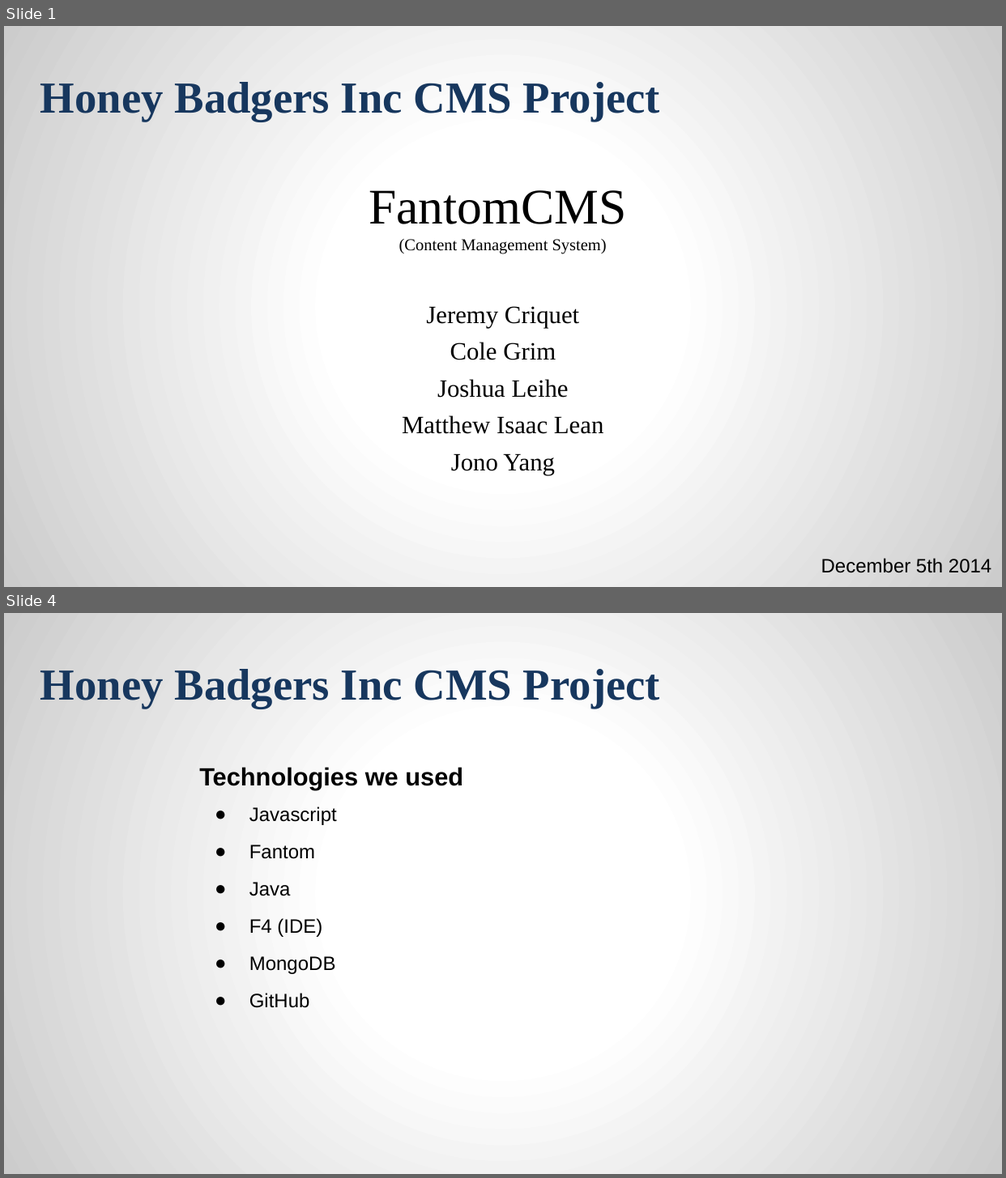
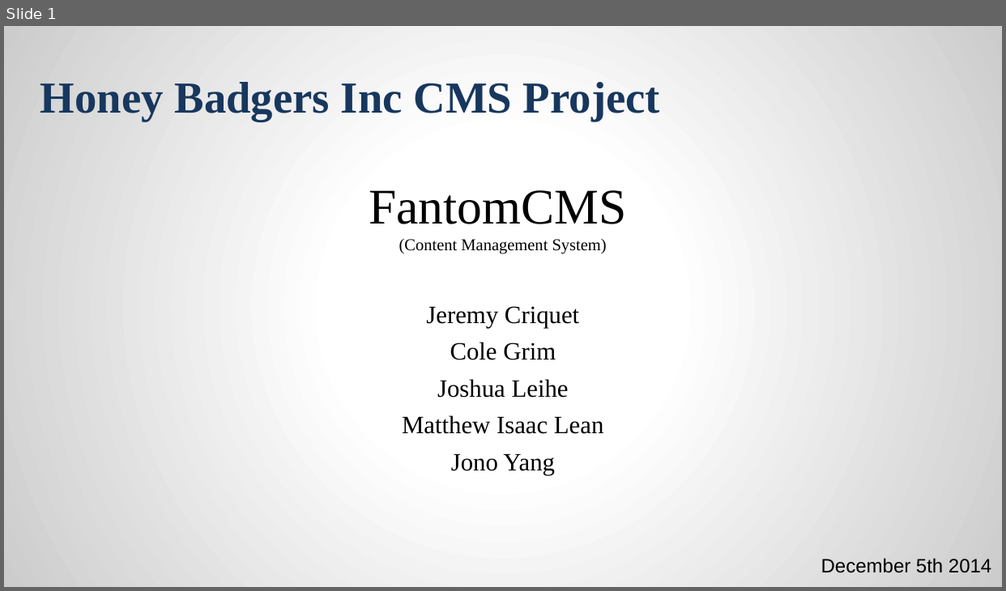
Before and after one commit to jcriquet/FantomCMS, a slide deck: doc/HoneyBadgersFinalPresentation.pptx. Shown one above the other, each under a label of ours: slides 1 and 4 before the commit, slide 1 after it; the slides between them are not shown. The pictures are 1006x1178 and 1006x591 pixels, drawn with LibreOffice and Linux fonts; fonts in the diff are those of the drawing; background and template pictures are left out. Boxes give left, top, right and bottom in pixels: in the first picture for what was removed or moved away, otherwise in the second. Text is boxed around its words. In the diff, an @@ line names an element or a change of style, - is before the commit and + after.

```diff
--- a/doc/HoneyBadgersFinalPresentation.pptx
+++ b/doc/HoneyBadgersFinalPresentation.pptx
@@ slide 4 removed at [4, 613, 1002, 1174], background gradient #FFFFFF to #CCCCCC; not listed: 1 template element that a slide beside it also shows @@
@@ text removed at [199, 767, 463, 790] @@
-Technologies we used
@@ text removed at [249, 807, 337, 1008] @@
-● Javascript
-● Fantom
-● Java
-● F4 (IDE)
-● MongoDB
-● GitHub
```
Also in this commit, not shown: 7 slides changed, 4 slides added, 2 other slides removed, 1 other file.
